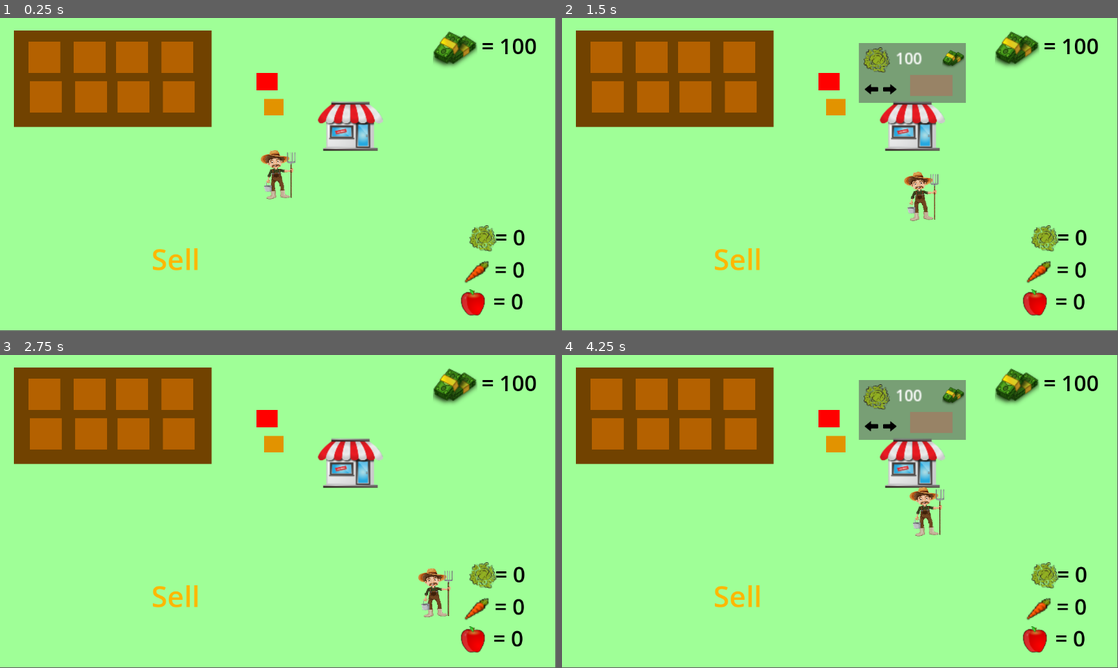
Above: before the commit, frames 1-4 (two rows, left to right).
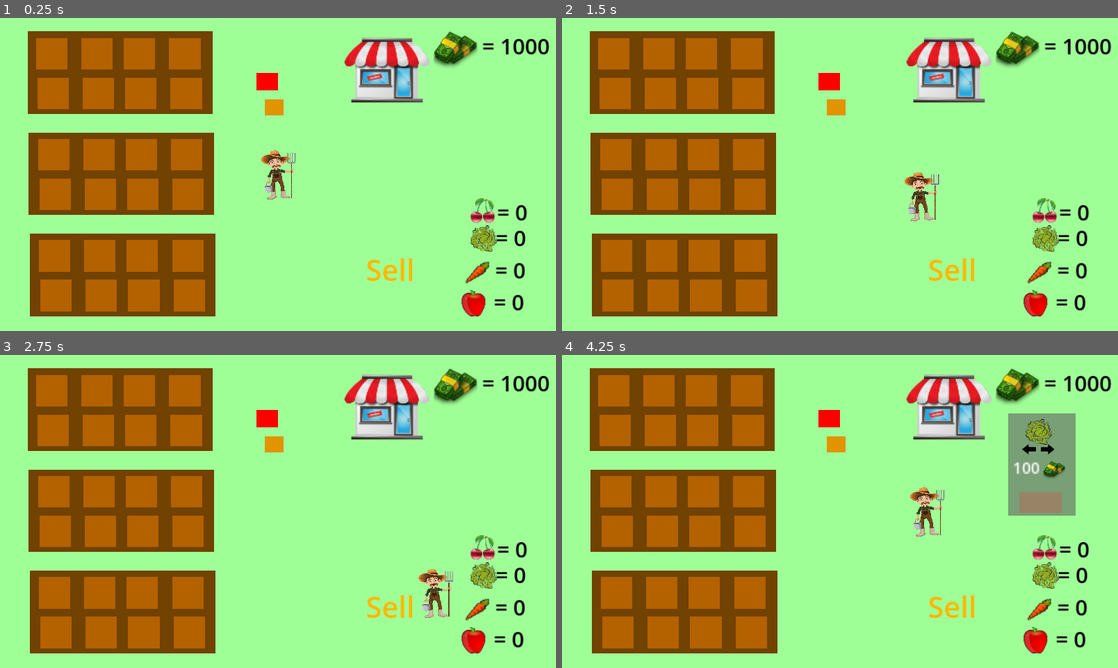
Above: after the commit, the same moments.

Repository: mirgakh/Catalyst-Toy
Game: Godot game, scene res://scenes/main.tscn
Same seed, same stepped clock (60 frames per second), same inputs: the game is played once before the commit and once after it.
Inputs (mouse positions are in pixels of both pictures, inside the frame that each line leads up to):
- Up to frame 1 (0.25 s): no input
- Up to frame 2 (1.5 s): tap Enter at 0.5 s; move the mouse to (606, 58) at 0.52 s; hold D (right) 0.53-1.28 s; click (606, 58) at 0.6 s; move the mouse to (606, 96) at 1.27 s; hold S (down) from 1.28 s (still down); click (606, 96) at 1.35 s
- Up to frame 3 (2.75 s): move the mouse to (88, 395) at 2.02 s; release S (down) at 2.03 s; hold D (right) from 2.03 s (still down); click (88, 395) at 2.1 s
- Up to frame 4 (4.25 s): move the mouse to (650, 433) at 2.77 s; release D (right) at 2.78 s; hold W (up) 2.78-3.53 s; click (650, 433) at 2.85 s; move the mouse to (695, 395) at 3.52 s; hold A (left) from 3.53 s (still down); click (695, 395) at 3.6 s
In our replay, the window is 799x449 before the commit and 800x450 after it. These sizes can differ from the game's own. Grey fills any space a smaller window leaves; there, only what the larger window draws over its background counts as a difference.

The runs differ from the first frame. In frame 1, 29% of the frame differs, in the area x 2-99%, y 4-96%; in frame 2, 31%; in frame 3, 29%; in frame 4, 34%.

Commit message:
Squashed commit of the following:
commit b5f1220946086fe20803cb8d57e8aa7249c46efc
Author: Jesso3 <jesse2.olbrechts@gmail.com>
Date:   Tue Apr 9 18:59:11 2024 +0200

    cherries

commit d02229dfce2eeba40919ea7804af757075d4dcdf
Merge: 87e6cf3 08e6cd8
Author: Jesso3 <jesse2.olbrechts@gmail.com>
Date:   Tue Apr 9 18:38:46 2024 +0200

    Merge branch 'Jesse' of https://github.com/mirgakh/Catalyst-Toy into Jesse

commit 87e6cf371becd04546099f598c39c11495027091
Author: Jesso3 <jesse2.olbrechts@gmail.com>
Date:   Tue Apr 9 18:38:43 2024 +0200

    shop stuff

commit 08e6cd89d142cd48e6b23a765c8a9da3ec41c9c3
Author: mirgakh <mirgaliakhmetov20@gmail.com>
Date:   Wed Apr 3 13:45:58 2024 +0200

    asd

commit 967f60abb1875cea52d4b0931284ff66db618ae2
Author: Jesso3 <jesse2.olbrechts@gmail.com>
Date:   Tue Apr 2 20:06:55 2024 +0100

    shop

commit d95f96b26fba2beb3af5d50273ccb5b0a63bb881
Author: Jesso3 <jesse2.olbrechts@gmail.com>
Date:   Mon Apr 1 10:22:32 2024 +0100

    selling

commit b3d56567028d113781ea174f7394f47c9d2f2dc4
Author: Jesso3 <jesse2.olbrechts@gmail.com>
Date:   Sun Mar 31 14:32:54 2024 +0100

    plant counter

commit 8ac3210833f1d44aba8267a4f06dd662c588139b
Author: Jesso3 <jesse2.olbrechts@gmail.com>
Date:   Sat Mar 30 14:36:33 2024 +0100

    basic planting mechanics

    player movement, basic planting

Diff:
--- a/project/project.godot
+++ b/project/project.godot
@@ -1,8 +1,16 @@
+; Engine configuration file.
+; It's best edited using the editor UI and not directly,
+; since the parameters that go here are not all obvious.
+;
+; Format:
+;   [section] ; section goes between []
+;   param=value ; assign values to parameters
+
 config_version=5
 
 [application]
 
-config/name="Catalyst-Toy"
+config/name="Toy 5"
 run/main_scene="res://scenes/main.tscn"
 config/features=PackedStringArray("4.2", "GL Compatibility")
 config/icon="res://art/icon.svg"
@@ -10,6 +18,11 @@
 [autoload]
 
 Global="*res://scripts/global.gd"
+
+[display]
+
+window/size/mode=4
+window/stretch/mode="canvas_items"
 
 [input]
 
--- /dev/null
+++ b/project/scenes/cherry_seed.tscn
@@ -0,0 +1,27 @@
+[gd_scene load_steps=5 format=3 uid="uid://0nk338vua7ni"]
+
+[ext_resource type="Script" path="res://scripts/cherry_seed.gd" id="1_daw2v"]
+
+[sub_resource type="Gradient" id="Gradient_h4jhf"]
+offsets = PackedFloat32Array(0)
+colors = PackedColorArray(0.964706, 0.137255, 0.290196, 1)
+
+[sub_resource type="GradientTexture1D" id="GradientTexture1D_jky26"]
+gradient = SubResource("Gradient_h4jhf")
+
+[sub_resource type="RectangleShape2D" id="RectangleShape2D_ftd77"]
+size = Vector2(40, 34)
+
+[node name="cherry_seed" type="StaticBody2D"]
+script = ExtResource("1_daw2v")
+
+[node name="Sprite2D" type="Sprite2D" parent="."]
+scale = Vector2(0.15625, 33.75)
+texture = SubResource("GradientTexture1D_jky26")
+
+[node name="Area2D" type="Area2D" parent="."]
+
+[node name="CollisionShape2D" type="CollisionShape2D" parent="Area2D"]
+shape = SubResource("RectangleShape2D_ftd77")
+
+[connection signal="input_event" from="Area2D" to="." method="_on_area_2d_input_event"]
--- a/project/scenes/growing_zone.tscn
+++ b/project/scenes/growing_zone.tscn
@@ -1,10 +1,11 @@
-[gd_scene load_steps=10 format=3 uid="uid://dac75o0vplr25"]
+[gd_scene load_steps=11 format=3 uid="uid://dac75o0vplr25"]
 
 [ext_resource type="Script" path="res://scripts/growing_zone.gd" id="1_htke1"]
 [ext_resource type="Texture2D" uid="uid://m5r6c3amx1h0" path="res://art/Empty.png" id="2_il7q0"]
 [ext_resource type="Texture2D" uid="uid://c0ct2r0qghy7t" path="res://art/pngegg (2).png" id="3_5uqts"]
 [ext_resource type="Texture2D" uid="uid://3oftii0hk3vv" path="res://art/Apple Free.png" id="3_v07cp"]
 [ext_resource type="Texture2D" uid="uid://dc2ahlufgnrd" path="res://art/Iceberg lettuce Vegetable Salad.png" id="5_lnh4e"]
+[ext_resource type="Texture2D" uid="uid://d3c2r6n2443y4" path="res://art/Cherry Fruit Cartoon.png" id="5_wuagf"]
 
 [sub_resource type="Gradient" id="Gradient_w5hoy"]
 offsets = PackedFloat32Array(0)
@@ -44,6 +45,14 @@
 }, {
 "frames": [{
 "duration": 1.0,
+"texture": ExtResource("5_wuagf")
+}],
+"loop": true,
+"name": &"cherry",
+"speed": 5.0
+}, {
+"frames": [{
+"duration": 1.0,
 "texture": ExtResource("5_lnh4e")
 }],
 "loop": true,
@@ -80,8 +89,12 @@
 [node name="lettuceTimer" type="Timer" parent="."]
 wait_time = 5.0
 
+[node name="cherryTimer" type="Timer" parent="."]
+wait_time = 5.0
+
 [connection signal="area_entered" from="Area2D" to="." method="_on_area_2d_area_entered"]
 [connection signal="input_event" from="Area2D" to="." method="_on_area_2d_input_event"]
 [connection signal="timeout" from="CarrotTimer" to="." method="_on_carrot_timer_timeout"]
 [connection signal="timeout" from="AppleTimer" to="." method="_on_apple_timer_timeout"]
 [connection signal="timeout" from="lettuceTimer" to="." method="_on_lettuce_timer_timeout"]
+[connection signal="timeout" from="cherryTimer" to="." method="_on_cherry_timer_timeout"]
--- a/project/scenes/main.tscn
+++ b/project/scenes/main.tscn
@@ -11,6 +11,7 @@
 [ext_resource type="Texture2D" uid="uid://dc2ahlufgnrd" path="res://art/Iceberg lettuce Vegetable Salad.png" id="7_4tomd"]
 [ext_resource type="PackedScene" uid="uid://cpd07w37t46ej" path="res://scenes/apple_seed.tscn" id="7_abxn8"]
 [ext_resource type="PackedScene" uid="uid://61cpg07mwmab" path="res://scenes/sell_zone.tscn" id="7_k3gdl"]
+[ext_resource type="Texture2D" uid="uid://d3c2r6n2443y4" path="res://art/Cherry Fruit Cartoon.png" id="7_x7ygr"]
 [ext_resource type="PackedScene" uid="uid://bfxaxsgtgoydn" path="res://scenes/shop.tscn" id="10_ea7so"]
 
 [sub_resource type="SpriteFrames" id="SpriteFrames_yppqt"]
@@ -38,6 +39,14 @@
 "loop": true,
 "name": &"apple",
 "speed": 0.0
+}, {
+"frames": [{
+"duration": 1.0,
+"texture": ExtResource("7_x7ygr")
+}],
+"loop": true,
+"name": &"cherry",
+"speed": 5.0
 }, {
 "frames": [{
 "duration": 1.0,
@@ -56,28 +65,76 @@
 [node name="zones" type="Node2D" parent="."]
 
 [node name="growingZone" parent="zones" instance=ExtResource("5_44nqa")]
-position = Vector2(92, 84)
+position = Vector2(107, 77)
 
 [node name="growingZone2" parent="zones" instance=ExtResource("5_44nqa")]
-position = Vector2(95, 166)
+position = Vector2(110, 159)
 
 [node name="growingZone3" parent="zones" instance=ExtResource("5_44nqa")]
-position = Vector2(186, 84)
+position = Vector2(201, 77)
 
 [node name="growingZone4" parent="zones" instance=ExtResource("5_44nqa")]
-position = Vector2(189, 166)
+position = Vector2(204, 159)
 
 [node name="growingZone5" parent="zones" instance=ExtResource("5_44nqa")]
-position = Vector2(274, 84)
+position = Vector2(289, 77)
 
 [node name="growingZone6" parent="zones" instance=ExtResource("5_44nqa")]
-position = Vector2(277, 166)
+position = Vector2(292, 159)
 
 [node name="growingZone7" parent="zones" instance=ExtResource("5_44nqa")]
-position = Vector2(368, 84)
+position = Vector2(383, 77)
 
 [node name="growingZone8" parent="zones" instance=ExtResource("5_44nqa")]
-position = Vector2(371, 166)
+position = Vector2(386, 159)
+
+[node name="growingZone9" parent="zones" instance=ExtResource("5_44nqa")]
+position = Vector2(111, 285)
+
+[node name="growingZone10" parent="zones" instance=ExtResource("5_44nqa")]
+position = Vector2(114, 367)
+
+[node name="growingZone11" parent="zones" instance=ExtResource("5_44nqa")]
+position = Vector2(205, 285)
+
+[node name="growingZone12" parent="zones" instance=ExtResource("5_44nqa")]
+position = Vector2(208, 367)
+
+[node name="growingZone13" parent="zones" instance=ExtResource("5_44nqa")]
+position = Vector2(293, 285)
+
+[node name="growingZone14" parent="zones" instance=ExtResource("5_44nqa")]
+position = Vector2(296, 367)
+
+[node name="growingZone15" parent="zones" instance=ExtResource("5_44nqa")]
+position = Vector2(387, 285)
+
+[node name="growingZone16" parent="zones" instance=ExtResource("5_44nqa")]
+position = Vector2(390, 367)
+
+[node name="growingZone17" parent="zones" instance=ExtResource("5_44nqa")]
+position = Vector2(113, 495)
+
+[node name="growingZone18" parent="zones" instance=ExtResource("5_44nqa")]
+position = Vector2(116, 577)
+
+[node name="growingZone19" parent="zones" instance=ExtResource("5_44nqa")]
+position = Vector2(207, 495)
+
+[node name="growingZone20" parent="zones" instance=ExtResource("5_44nqa")]
+position = Vector2(210, 577)
+
+[node name="growingZone21" parent="zones" instance=ExtResource("5_44nqa")]
+position = Vector2(295, 495)
+
+[node name="growingZone22" parent="zones" instance=ExtResource("5_44nqa")]
+position = Vector2(298, 577)
+
+[node name="growingZone23" parent="zones" instance=ExtResource("5_44nqa")]
+position = Vector2(389, 495)
+
+[node name="growingZone24" parent="zones" instance=ExtResource("5_44nqa")]
+position = Vector2(392, 577)
 
 [node name="Display" type="Node2D" parent="."]
 
@@ -126,6 +183,21 @@
 sprite_frames = SubResource("SpriteFrames_yppqt")
 animation = &"lettuce"
 
+[node name="cherryText" type="RichTextLabel" parent="Display"]
+offset_left = 1030.0
+offset_top = 370.0
+offset_right = 1130.0
+offset_bottom = 436.0
+theme_override_colors/default_color = Color(0, 0, 0, 1)
+theme_override_font_sizes/normal_font_size = 45
+text = " = 0"
+
+[node name="cherryIcon" type="AnimatedSprite2D" parent="Display"]
+position = Vector2(1000, 398)
+scale = Vector2(1.57482, 1.55875)
+sprite_frames = SubResource("SpriteFrames_yppqt")
+animation = &"cherry"
+
 [node name="CoinText" type="RichTextLabel" parent="Display"]
 offset_left = 999.0
 offset_top = 26.0
@@ -148,12 +220,12 @@
 position = Vector2(554, 133)
 
 [node name="sellZone" parent="." instance=ExtResource("7_k3gdl")]
-position = Vector2(366, 507)
+position = Vector2(810, 529)
 
 [node name="shop" parent="." instance=ExtResource("10_ea7so")]
-position = Vector2(727, 229)
+position = Vector2(802, 114)
 
 [node name="Player" parent="." instance=ExtResource("5_hlho5")]
 z_index = 1
-position = Vector2(680, 497)
+position = Vector2(703, 364)
 scale = Vector2(2, 2)
--- a/project/scenes/shop.tscn
+++ b/project/scenes/shop.tscn
@@ -1,9 +1,10 @@
-[gd_scene load_steps=8 format=3 uid="uid://bfxaxsgtgoydn"]
+[gd_scene load_steps=9 format=3 uid="uid://bfxaxsgtgoydn"]
 
 [ext_resource type="Script" path="res://scripts/shop.gd" id="1_ahsaf"]
 [ext_resource type="Texture2D" uid="uid://cu7net8spupxg" path="res://art/Adobe Illustrator Tutorial Logo.png" id="2_6d2hq"]
 [ext_resource type="PackedScene" uid="uid://dgmkbdreonlkp" path="res://scenes/lettuce_seed.tscn" id="3_5cn8h"]
 [ext_resource type="PackedScene" uid="uid://cjwbgmh0x6c28" path="res://scenes/shopmenu.tscn" id="4_1v8ki"]
+[ext_resource type="PackedScene" uid="uid://0nk338vua7ni" path="res://scenes/cherry_seed.tscn" id="5_oirm5"]
 
 [sub_resource type="SpriteFrames" id="SpriteFrames_7mw06"]
 animations = [{
@@ -17,37 +18,41 @@
 }]
 
 [sub_resource type="RectangleShape2D" id="RectangleShape2D_0wd2j"]
-size = Vector2(108, 98)
+size = Vector2(150, 126)
 
-[sub_resource type="CircleShape2D" id="CircleShape2D_pfnra"]
-radius = 55.3173
+[sub_resource type="CapsuleShape2D" id="CapsuleShape2D_v8poo"]
+radius = 72.0
+height = 198.0
 
 [node name="shop" type="StaticBody2D"]
 script = ExtResource("1_ahsaf")
 
 [node name="ShopArt" type="AnimatedSprite2D" parent="."]
-scale = Vector2(1.53, 1.42941)
+scale = Vector2(2, 1.868)
 sprite_frames = SubResource("SpriteFrames_7mw06")
 animation = &"shop"
 
 [node name="CollisionShape2D" type="CollisionShape2D" parent="."]
-position = Vector2(0, -4)
+position = Vector2(-1, -7)
 shape = SubResource("RectangleShape2D_0wd2j")
 
 [node name="Area2D" type="Area2D" parent="."]
 
 [node name="CollisionShape2D" type="CollisionShape2D" parent="Area2D"]
-position = Vector2(1, 55)
-shape = SubResource("CircleShape2D_pfnra")
+position = Vector2(0, 95)
+shape = SubResource("CapsuleShape2D_v8poo")
 
 [node name="shopmenu" parent="." instance=ExtResource("4_1v8ki")]
-visible = true
-position = Vector2(-111, -177)
+position = Vector2(122, 7)
 scale = Vector2(2, 2)
 
 [node name="lettuce_seed" parent="." instance=ExtResource("3_5cn8h")]
 visible = false
-position = Vector2(123, -24)
+position = Vector2(-154, 116)
+
+[node name="cherry_seed" parent="." instance=ExtResource("5_oirm5")]
+visible = false
+position = Vector2(-160, 109)
 
 [connection signal="body_entered" from="Area2D" to="." method="_on_area_2d_body_entered"]
 [connection signal="body_exited" from="Area2D" to="." method="_on_area_2d_body_exited"]
--- a/project/scenes/shopmenu.tscn
+++ b/project/scenes/shopmenu.tscn
@@ -61,12 +61,12 @@
 script = ExtResource("1_iog0v")
 
 [node name="ColorRect" type="ColorRect" parent="."]
-offset_right = 111.0
-offset_bottom = 62.0
+offset_right = 70.0
+offset_bottom = 106.0
 color = Color(0.368627, 0.368627, 0.368627, 0.6)
 
 [node name="icon" type="AnimatedSprite2D" parent="."]
-position = Vector2(18.5, 17.5)
+position = Vector2(32, 19.125)
 scale = Vector2(0.771429, 0.75)
 sprite_frames = SubResource("SpriteFrames_csinh")
 animation = &"lettuce"
@@ -79,7 +79,7 @@
 offset_bottom = 58.0
 
 [node name="iconLeft" type="AnimatedSprite2D" parent="."]
-position = Vector2(13, 48)
+position = Vector2(22, 37.1141)
 scale = Vector2(0.4, 0.456522)
 sprite_frames = SubResource("SpriteFrames_csmwe")
 animation = &"left"
@@ -92,36 +92,36 @@
 offset_bottom = 58.0
 
 [node name="iconRight" type="AnimatedSprite2D" parent="."]
-position = Vector2(32, 48)
+position = Vector2(41, 37.1141)
 scale = Vector2(0.4, 0.456522)
 sprite_frames = SubResource("SpriteFrames_csmwe")
 animation = &"right"
 
 [node name="priceLabel" type="RichTextLabel" parent="."]
-offset_left = 38.0
-offset_top = 4.0
-offset_right = 85.0
-offset_bottom = 29.0
+offset_left = 5.0
+offset_top = 45.0
+offset_right = 52.0
+offset_bottom = 70.0
 text = "100"
 
 [node name="moneyIcon" type="AnimatedSprite2D" parent="."]
-position = Vector2(98, 16)
+position = Vector2(48, 58)
 scale = Vector2(0.46, 0.44)
 sprite_frames = SubResource("SpriteFrames_u6j0y")
 
 [node name="buyColor" type="ColorRect" parent="."]
-offset_left = 53.0
-offset_top = 33.0
-offset_right = 97.0
-offset_bottom = 55.0
+offset_left = 12.0
+offset_top = 81.0
+offset_right = 56.0
+offset_bottom = 103.0
 color = Color(1, 0.164706, 0.207843, 0.239216)
 
 [node name="BuyButton" type="Button" parent="."]
 modulate = Color(1, 1, 1, 0)
-offset_left = 53.0
-offset_top = 33.0
-offset_right = 97.0
-offset_bottom = 55.0
+offset_left = 12.0
+offset_top = 81.0
+offset_right = 56.0
+offset_bottom = 103.0
 
 [connection signal="pressed" from="ButtonLeft" to="." method="_on_button_left_pressed"]
 [connection signal="pressed" from="ButtonRight" to="." method="_on_button_right_pressed"]
--- a/project/scenes/world.tscn
+++ b/project/scenes/world.tscn
@@ -24,18 +24,18 @@
 texture = SubResource("GradientTexture1D_7y04d")
 
 [node name="Farm" type="Sprite2D" parent="Background"]
-position = Vector2(234, 126)
-scale = Vector2(1.6, 200)
+position = Vector2(249, 113.25)
+scale = Vector2(1.5, 170.5)
 texture = SubResource("GradientTexture1D_hk3i5")
 
-[node name="Shop" type="RichTextLabel" parent="Background"]
-visible = false
-offset_left = 750.0
-offset_top = 48.0
-offset_right = 922.0
-offset_bottom = 144.0
-theme_override_colors/default_color = Color(0, 0, 0, 1)
-theme_override_font_sizes/normal_font_size = 64
-text = "Shop"
+[node name="Farm2" type="Sprite2D" parent="Background"]
+position = Vector2(251, 322.25)
+scale = Vector2(1.5, 170.5)
+texture = SubResource("GradientTexture1D_hk3i5")
+
+[node name="Farm3" type="Sprite2D" parent="Background"]
+position = Vector2(254, 532.25)
+scale = Vector2(1.5, 170.5)
+texture = SubResource("GradientTexture1D_hk3i5")
 
 [node name="Foreground" type="Node2D" parent="."]
--- /dev/null
+++ b/project/scripts/cherry_seed.gd
@@ -0,0 +1,23 @@
+extends StaticBody2D
+
+var selected = false
+var seed_type = 4
+
+func _ready():
+	pass
+
+
+
+func _on_area_2d_input_event(viewport, event, shape_idx):
+	if Input.is_action_just_pressed("click"):
+		Global.plantSelected = seed_type
+		selected = true
+
+func _physics_process(delta):
+	if selected:
+		global_position = lerp(global_position, get_global_mouse_position(),25 * delta)
+
+func _input(event):
+	if event is InputEventMouseButton:
+		if event.button_index == MOUSE_BUTTON_LEFT and not event.pressed:
+			selected = false
--- a/project/scripts/global.gd
+++ b/project/scripts/global.gd
@@ -5,5 +5,6 @@
 var numofcarrots = 0
 var numofapples = 0
 var numoflettuce = 0
+var numofcherries = 0
 
-var coins = 100
+var coins = 1000
--- a/project/scripts/growing_zone.gd
+++ b/project/scripts/growing_zone.gd
@@ -23,6 +23,10 @@
 			plantGrowing = true
 			$lettuceTimer.start()
 			$plant.play("lettuce")
+		if plant == 4:
+			plantGrowing = true
+			$cherryTimer.start()
+			$plant.play("cherry")
 
 	else:
 		print("plant is already growing here")
@@ -42,6 +46,11 @@
 func _on_lettuce_timer_timeout():
 	var lettuce_plant = $plant
 	if lettuce_plant.frame == 0:
+		plant_grown = true
+
+func _on_cherry_timer_timeout():
+	var cherry_plant = $plant
+	if cherry_plant.frame == 0:
 		plant_grown = true
 
 
@@ -65,3 +74,9 @@
 				plantGrowing = false
 				plant_grown = false
 				$plant.play("None")
+
+			if plant == 4:
+				Global.numofcherries += 1
+				plantGrowing = false
+				plant_grown = false
+				$plant.play("None")
--- a/project/scripts/main.gd
+++ b/project/scripts/main.gd
@@ -5,4 +5,5 @@
 	$Display/CarrotText.text = ("= " + str(Global.numofcarrots))
 	$Display/appleText.text = ("= " + str(Global.numofapples))
 	$Display/lettuceText.text = ("= " + str(Global.numoflettuce))
+	$Display/cherryText.text = ("= " + str(Global.numofcherries))
 	$Display/CoinText.text = ("= " + str(Global.coins))
--- a/project/scripts/sell_zone.gd
+++ b/project/scripts/sell_zone.gd
@@ -6,17 +6,21 @@
 		var carrots = Global.numofcarrots
 		var apples = Global.numofapples
 		var lettuce = Global.numoflettuce
+		var cherries = Global.numofcherries
 		var coins = Global.coins
 
 		coins += carrots * 5
 		coins += apples * 8
 		coins += lettuce * 10
+		coins += cherries * 15
 
 		carrots = 0
 		apples = 0
 		lettuce = 0
+		cherries = 0
 
 		Global.coins = coins
 		Global.numofcarrots = carrots
 		Global.numofapples = apples
 		Global.numoflettuce = lettuce
+		Global.numofcherries = cherries
--- a/project/scripts/shop.gd
+++ b/project/scripts/shop.gd
@@ -6,6 +6,9 @@
 func _physics_process(delta):
 	if $shopmenu.itemOwned[0] == true:
 		$lettuce_seed.visible = true
+	if $shopmenu.itemOwned[1] == true:
+		$cherry_seed.visible = true
+
 
 func _on_area_2d_body_entered(body):
 	if body.has_method("shop"):
--- a/project/scripts/shopmenu.gd
+++ b/project/scripts/shopmenu.gd
@@ -35,6 +35,7 @@
 		if Global.coins >= price:
 			if itemOwned[0] == false:
 				buy()
+
 	elif item == 2:
 		price = itemPrices[1]
 		if Global.coins >= price:
Not shown: 1 places in project/scenes/lettuce_seed.tscn that only renumber resources
Not shown: 1 places in project/scenes/main.tscn that only renumber resources
